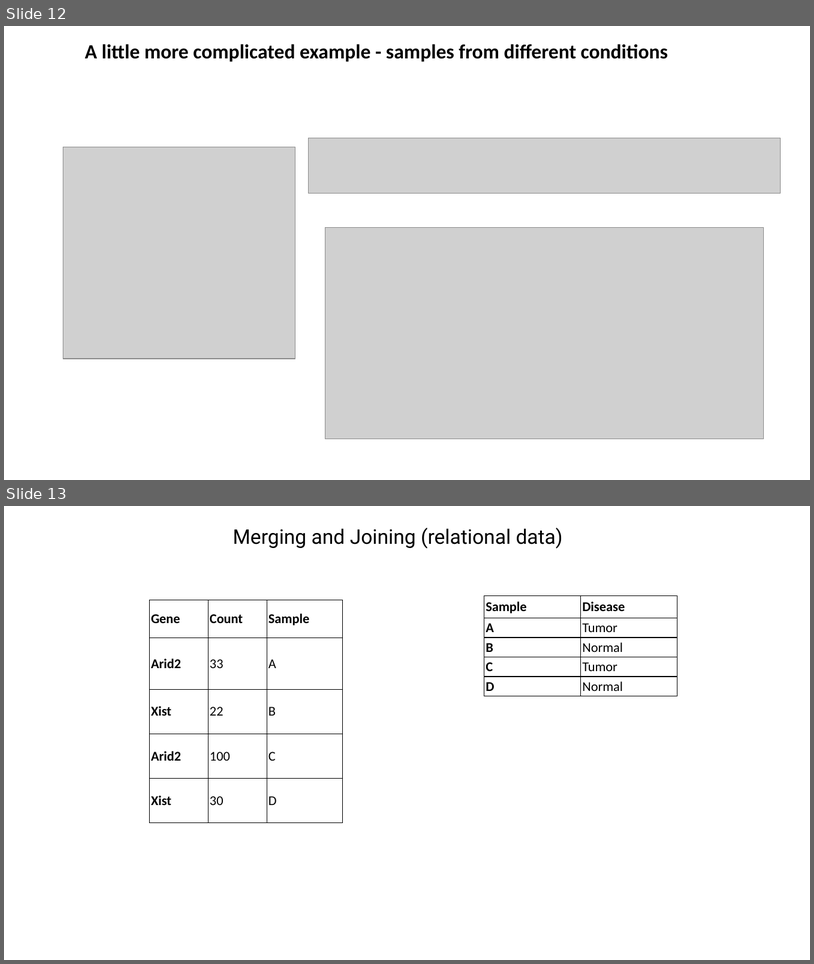
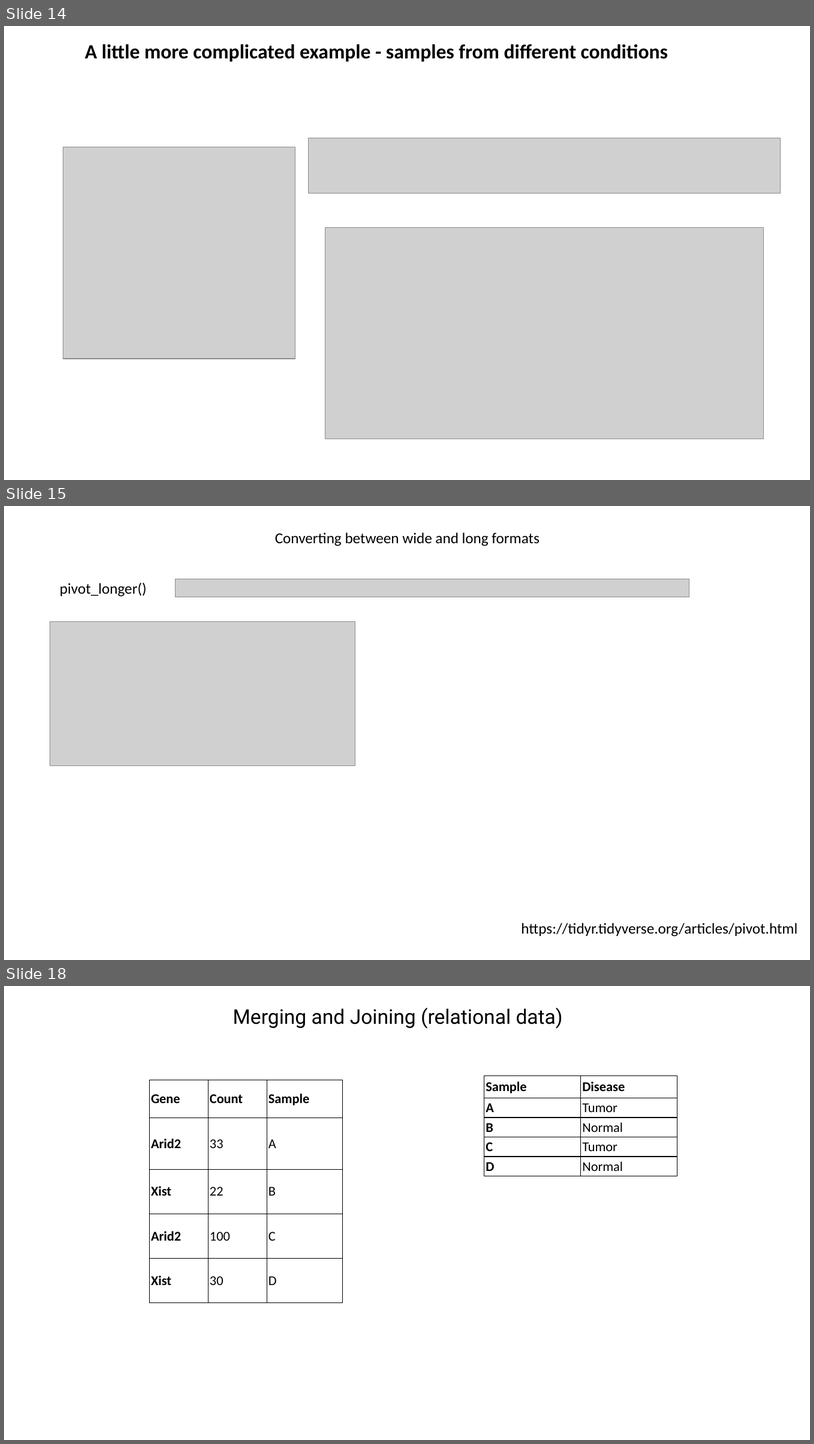
Before and after one commit to jraab/GNET749_RNAseq, a slide deck: lectures/2023_RNAseq_Class2.pptx. Shown one above the other, each under a label of ours: slides 12 and 13 before the commit, slides 14, 15 and 18 after it; the slides between them are not shown. The pictures are 814x964 and 814x1444 pixels, drawn with LibreOffice and Linux fonts; fonts in the diff are those of the drawing; grey boxes stand for pictures. Boxes give left, top, right and bottom in pixels: in the first picture for what was removed or moved away, otherwise in the second. Text is boxed around its words. In the diff, an @@ line names an element or a change of style, - is before the commit and + after.

```diff
--- a/lectures/2023_RNAseq_Class2.pptx
+++ b/lectures/2023_RNAseq_Class2.pptx
@@ slide 15 added at <box>4,506,810,960</box>, background #FFFFFF @@
@@ text added at <box>275,532,539,546</box>, 18 pt, text #000000 @@
+Converting between wide and long formats
@@ text added at <box>60,582,147,597</box>, 18 pt, text #000000 @@
+pivot_longer()
@@ picture added at <box>175,579,689,597</box> @@
@@ picture added at <box>50,622,355,766</box> @@
@@ text added at <box>521,922,798,936</box>, 18 pt, text #000000 @@
+https://tidyr.tidyverse.org/articles/pivot.html
@@ what was slide 12 is now slide 14 @@
@@ what was slide 13 is now slide 18 @@
```
Also in this commit, not shown: 6 slides changed, 10 other slides added, 3 slides removed, 2 other files.
